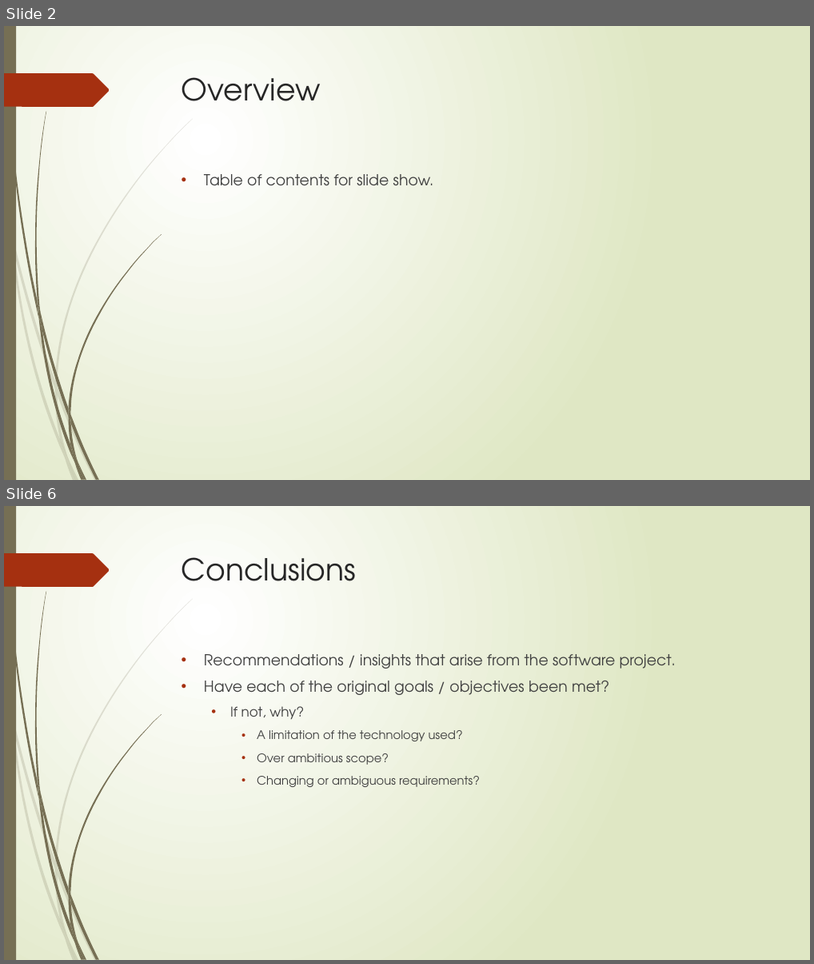
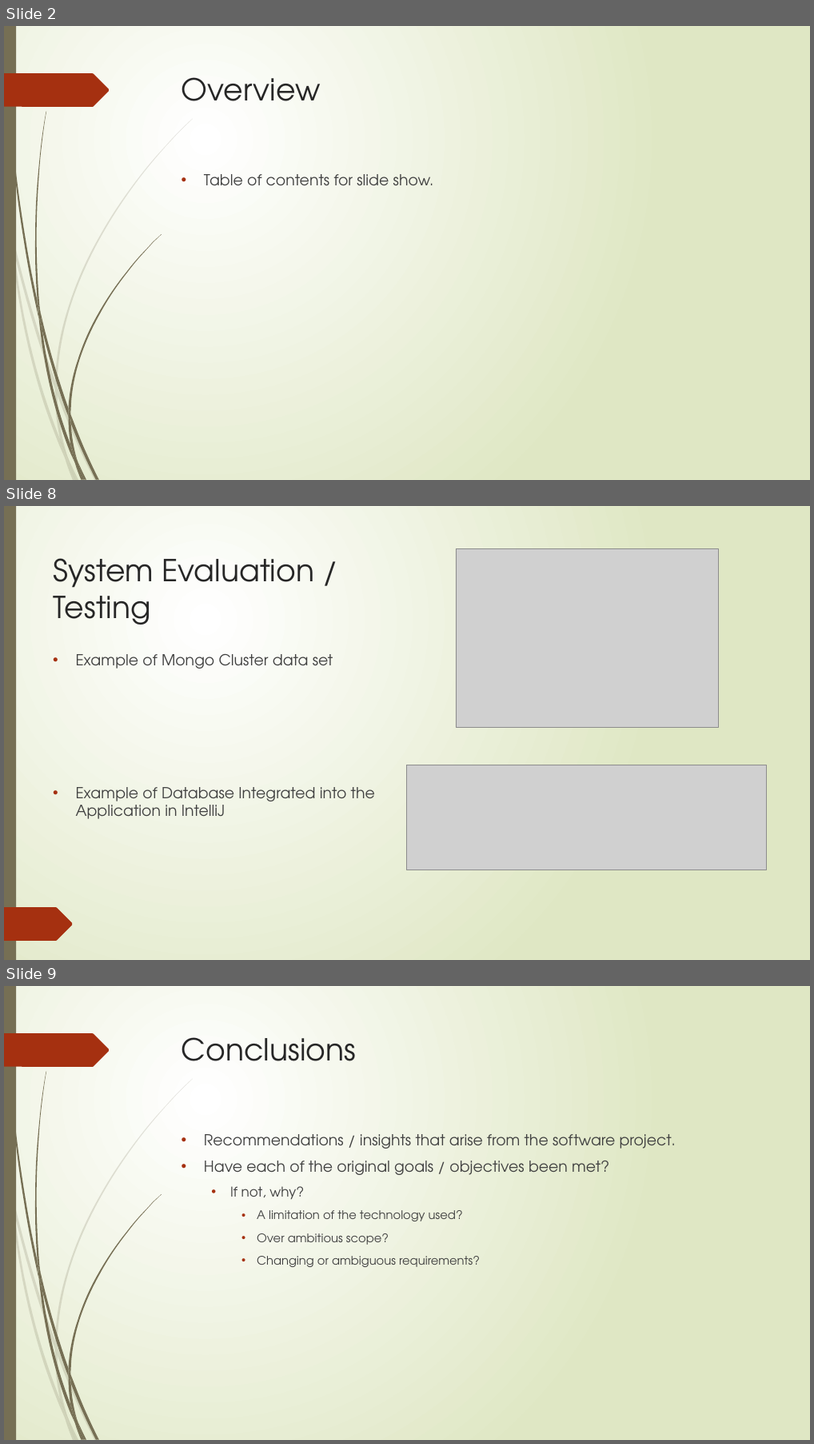
Before and after one commit to stevenJoyce/4thYearGroupProject, a slide deck: SportAdvisor.pptx. Shown one above the other, each under a label of ours: slides 2 and 6 before the commit, slides 2, 8 and 9 after it; the slides between them are not shown. The pictures are 814x964 and 814x1444 pixels, drawn with LibreOffice and Linux fonts; fonts in the diff are those of the drawing; grey boxes stand for pictures. Boxes give left, top, right and bottom in pixels: in the first picture for what was removed or moved away, otherwise in the second. Text is boxed around its words. In the diff, an @@ line names an element or a change of style, - is before the commit and + after.

```diff
--- a/SportAdvisor.pptx
+++ b/SportAdvisor.pptx
@@ slide 8 added at bbox=[4, 506, 810, 960], background gradient #FFFFFF to #DFE8C4; not listed: 23 template elements that a slide beside it also shows @@
@@ rectangle added at bbox=[4, 506, 810, 960], fill gradient #FFFFFF to #DFE8C4 @@
@@ rectangle added at bbox=[4, 506, 16, 960], fill #766F54 @@
@@ picture added at bbox=[456, 549, 718, 728] @@
@@ title added at bbox=[53, 558, 315, 624], 36 pt, text #262626 @@
+System Evaluation / Testing
@@ text added at bbox=[76, 654, 375, 819], 18 pt, text #404040 @@
+• Example of Mongo Cluster data set
+• Example of Database Integrated into the Application in IntelliJ
@@ picture added at bbox=[407, 765, 767, 869] @@
@@ freeform shape added at bbox=[4, 907, 73, 940], fill #A53010 @@
@@ what was slide 6 is now slide 9 @@
```
Also in this commit, not shown: 5 other slides added, 3 slides removed.
